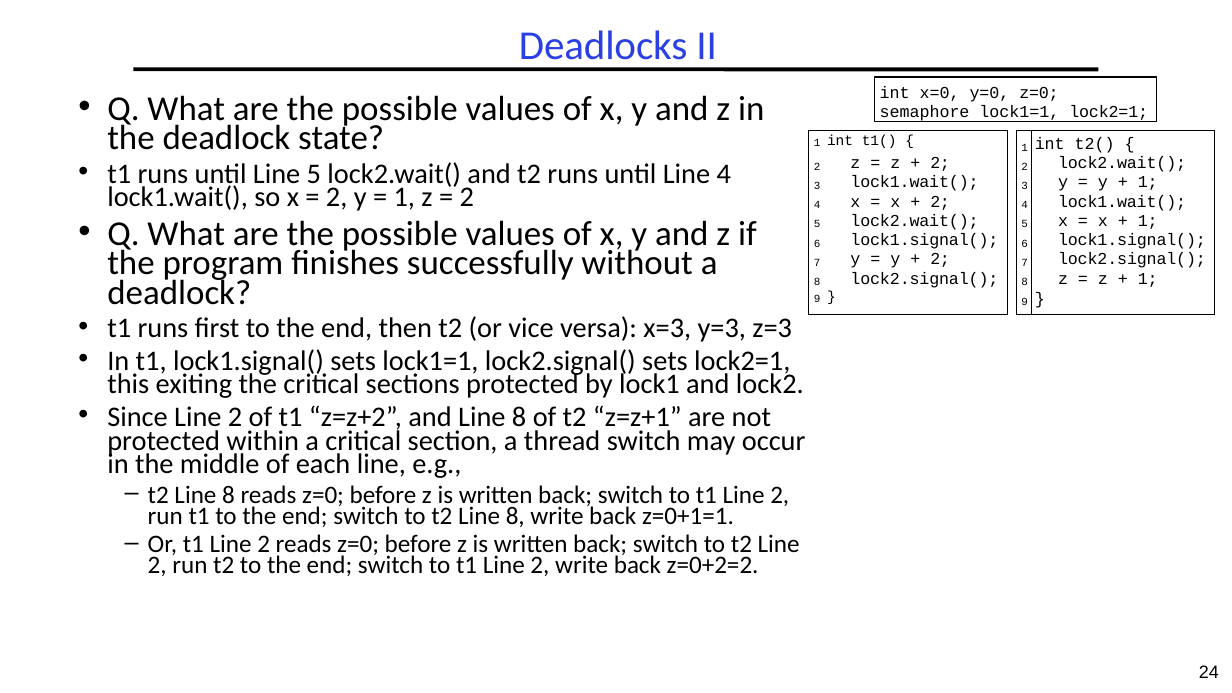
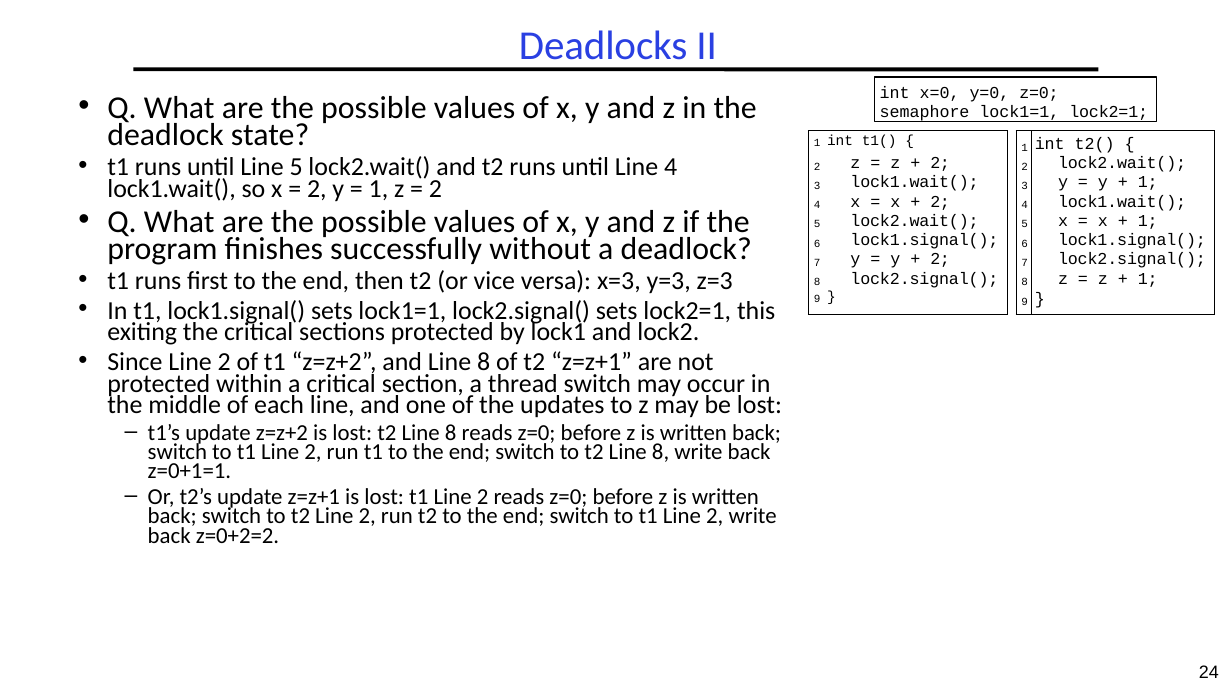
Before and after one commit to guhofstra/CSC256Fa25, a slide deck: slide 24 of PPTs/L3-Exercises ANS.pptx. Drawn at 1232x693 pixels with LibreOffice and Linux fonts; fonts in the diff are those of the drawing. Boxes give left, top, right and bottom in pixels: in the first picture for what was removed or moved away, otherwise in the second. Text is boxed around its words. In the diff, an @@ line names an element or a change of style, - is before the commit and + after.

```diff
--- a/PPTs/L3-Exercises ANS.pptx
+++ b/PPTs/L3-Exercises ANS.pptx
@@ text at (x1=107, y1=96, x2=775, y2=345): size 27.2 to 24.8 pt in "Q. What are the possible values of ...", "Q. What are the possible values of ..."; size 22.1 to 20.1 pt in "t1 runs until Line 5 lock2.wait() and ...", "t1 runs first to the end, then ...", "In t1, lock1.signal() sets lock1=1, lock2.signal() sets ..." @@
@@ text at (x1=107, y1=351, x2=782, y2=543): text changed; size 19.6 to 17.8 pt @@
-• Since Line 2 of t1 “z=z+2”, and Line 8 of t2 “z=z+1” are not protected within a critical section, a thread switch may occur in the middle of each line, e.g.,
-  – t2 Line 8 reads z=0; before z is written back; switch to t1 Line 2, run t1 to the end; switch to t2 Line 8, write back z=0+1=1.
-  – Or, t1 Line 2 reads z=0; before z is written back; switch to t2 Line 2, run t2 to the end; switch to t1 Line 2, write back z=0+2=2.
+• Since Line 2 of t1 “z=z+2”, and Line 8 of t2 “z=z+1” are not protected within a critical section, a thread switch may occur in the middle of each line, and one of the updates to z may be lost:
+  – t1’s update z=z+2 is lost: t2 Line 8 reads z=0; before z is written back; switch to t1 Line 2, run t1 to the end; switch to t2 Line 8, write back z=0+1=1.
+  – Or, t2’s update z=z+1 is lost: t1 Line 2 reads z=0; before z is written back; switch to t2 Line 2, run t2 to the end; switch to t1 Line 2, write back z=0+2=2.
```
Also in this commit, not shown: 5 other slides changed, 5 other files.
